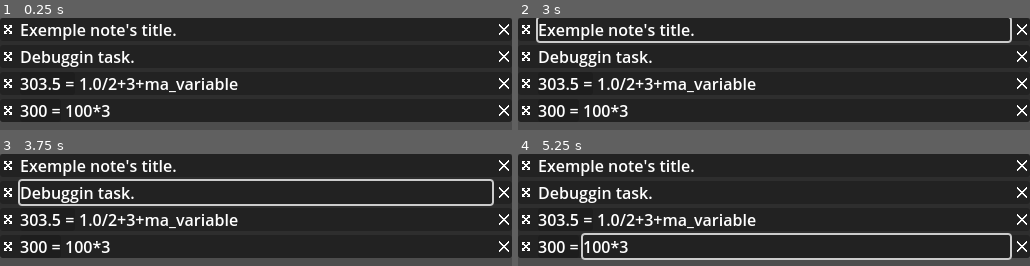
Above: before the commit, frames 1-4 (two rows, left to right).
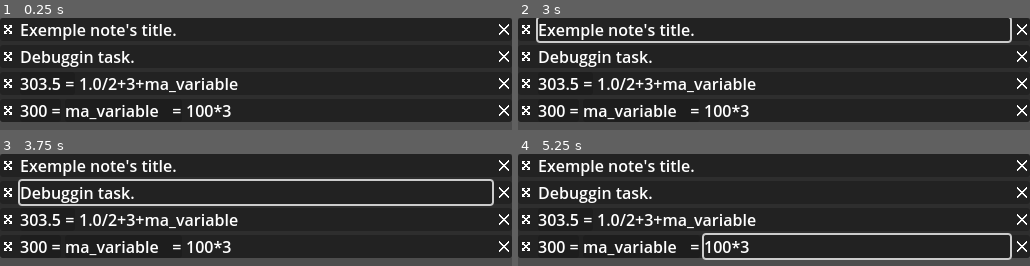
Above: after the commit, the same moments.

Repository: xorblo-doitus/Bloc-notes-plus-plus
Game: Godot game, scene res://src/app/main.tscn
Same seed, same stepped clock (60 frames per second), same inputs: the game is played once before the commit and once after it. The engine's default icon, where the game draws it, is replaced by a stand-in: a white triangle on a blue panel in a dark square.
Inputs (mouse positions are in pixels of both pictures, inside the frame that each line leads up to):
- Up to frame 1 (0.25 s): no input
- Up to frame 2 (3 s): click (528, 29) at 0.52 s; click (528, 29) at 1.27 s; click (528, 29) at 2.02 s; tap Enter at 2.75 s; drag from (774, 29) to (outside the picture) at 2.77 s
- Up to frame 3 (3.75 s): tap Space at 3.5 s; drag from (256, 192) to (outside the picture) at 3.52 s
- Up to frame 4 (5.25 s): tap Enter at 4.25 s; move the mouse to (804, 218) at 4.27 s; tap Ctrl at 4.35 s; click (804, 218) at 4.42 s; tap Space at 5 s; drag from (794, 246) to (outside the picture) at 5.02 s

The runs differ from the first frame. In frame 1, 1.7% of the frame differs, in the area x 12-46%, y 77-91%; in frame 2, 1.7%; in frame 3, 1.7%; in frame 4, 2.7%, in the area x 12-46%, y 70-95%.

Commit message:
Added variable's name widget

Diff:
--- a/src/gui/displaying_notes/note_display/default_note_uis.gd
+++ b/src/gui/displaying_notes/note_display/default_note_uis.gd
@@ -5,6 +5,8 @@
 
 static func create_defaults() -> void:
 	var _calculus := NoteUI.new().set_type(Calculus).set_widgets([
-		preload("res://src/gui/displaying_notes/note_display/widgets/calculus_result.tscn")
+		preload("res://src/gui/displaying_notes/note_display/widgets/calculus_result.tscn"),
 	]).build()
-	NoteUI.new().set_type(Variable).set_inherit(_calculus).build()
+	NoteUI.new().set_type(Variable).set_widgets([
+		preload("res://src/gui/displaying_notes/note_display/widgets/variable_name.tscn"),
+	]).set_inherit(_calculus).build()
--- a/src/gui/displaying_notes/note_display/widgets/calculus_result.gd
+++ b/src/gui/displaying_notes/note_display/widgets/calculus_result.gd
@@ -1,3 +1,4 @@
+class_name WidgetCalculusResult
 extends Widget
 
 
@@ -10,9 +11,9 @@
 func _connect_to(_note: Note) -> void:
 	super(_note)
 
-	_note.title_changed.connect(update_value.unbind(2))
+	_connections.append(Connection.new(_note.title_changed, update_value.unbind(2), true))
 	update_value()
 
 
 func update_value() -> void:
-	result.text = str(note.get_value()) + equal_string
+	result.text = str(note.get_value()) + WidgetCalculusResult.equal_string
--- /dev/null
+++ b/src/gui/displaying_notes/note_display/widgets/variable_name.gd
@@ -0,0 +1,24 @@
+class_name WidgetVariableName
+extends Widget
+
+
+@onready var name_label: EditableRichTextLabel = %Name
+@onready var equal: Label = %Equal
+
+
+func _connect_to(_note: Note) -> void:
+	super(_note)
+
+	_connections.append(Connection.new(_note.name_changed, update_name, true))
+	update_name()
+
+
+func update_name() -> void:
+	name_label.text = str(note.name)
+	# Temporary fix
+	name_label.custom_minimum_size.x = 9 * len(name_label.text)
+	equal.text = WidgetCalculusResult.equal_string
+
+
+func _on_name_text_changed(new: String, _old: String) -> void:
+	note.name = new
--- /dev/null
+++ b/src/gui/displaying_notes/note_display/widgets/variable_name.tscn
@@ -0,0 +1,24 @@
+[gd_scene load_steps=4 format=3 uid="uid://bg34e074ji1k5"]
+
+[ext_resource type="PackedScene" uid="uid://b1l63s0gxpyhv" path="res://src/gui/displaying_notes/note_display/widgets/widget.tscn" id="1_ydsjq"]
+[ext_resource type="Script" path="res://src/gui/displaying_notes/note_display/widgets/variable_name.gd" id="2_4vitd"]
+[ext_resource type="PackedScene" uid="uid://dpoekypmevp47" path="res://src/gui/user_input/editable_rich_text_label.tscn" id="3_f672b"]
+
+[node name="VariableName" instance=ExtResource("1_ydsjq")]
+script = ExtResource("2_4vitd")
+before = true
+
+[node name="HBoxContainer" type="HBoxContainer" parent="." index="0"]
+layout_mode = 2
+
+[node name="Name" parent="HBoxContainer" index="0" instance=ExtResource("3_f672b")]
+unique_name_in_owner = true
+layout_mode = 2
+fit_content = true
+multiline = false
+
+[node name="Equal" type="Label" parent="HBoxContainer" index="1"]
+unique_name_in_owner = true
+layout_mode = 2
+
+[connection signal="text_changed" from="HBoxContainer/Name" to="." method="_on_name_text_changed"]
